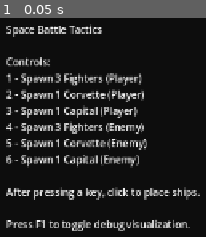
Above: before the commit, frame 1.
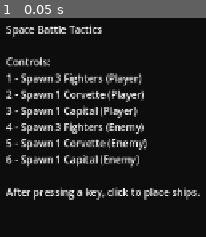
Above: after the commit, the same moment.

Repository: jaypeeZero/hal-we-play-a-game
Game: Godot game, scene res://scenes/space_battle.tscn
Two runs of this game, one before a commit and one after it. Both use one fixed random seed, a clock stepped at 60 frames per second and the inputs below.
Inputs:
- Up to frame 1 (0.05 s): no input

The runs differ from the first frame. In frame 1, 2.0% of the frame differs, in the area x 2-93%, y 92-98%.
Error before the commit: Parse Error: Preload file "res://scripts/core/services/class_registry_service.gd" does not exist. (res://scripts/core/autoload/class_registry_autoload.gd:6)
Error after the commit: Invalid access to property or key 'logger' on a base object of type 'Node (battle_event_logger_autoload.gd)'. (res://scripts/space/space_battle_game.gd:50)

Commit message:
Fix missing dependencies and preload ECS systems
FIXES:
- Remove ClassRegistry autoload (not needed for space battle)
- Remove ship_debug_visualizer from scene (deleted file)
- Add preload statements for ECS system classes
- Update help text to remove debug visualization reference

The game should now load without parse errors.

Diff:
--- a/project.godot
+++ b/project.godot
@@ -17,7 +17,6 @@
 
 [autoload]
 
-ClassRegistry="*res://scripts/core/autoload/class_registry_autoload.gd"
 GameLogger="*res://scripts/core/autoload/game_logger_autoload.gd"
 SignalMonitor="*res://scripts/core/autoload/signal_monitor_autoload.gd"
 VisualBridgeAutoload="*res://scripts/core/autoload/visual_bridge_autoload.gd"
--- a/scenes/space_battle.tscn
+++ b/scenes/space_battle.tscn
@@ -1,7 +1,6 @@
-[gd_scene load_steps=3 format=3 uid="uid://b2xq8v9k3space"]
+[gd_scene load_steps=2 format=3 uid="uid://b2xq8v9k3space"]
 
 [ext_resource type="Script" path="res://scripts/space/space_battle_game.gd" id="1_space_game"]
-[ext_resource type="Script" path="res://scripts/space/debug/ship_debug_visualizer.gd" id="2_debug"]
 
 [node name="SpaceBattle" type="Control"]
 layout_mode = 3
@@ -23,9 +22,6 @@
 [node name="SpaceBattleGame" type="Node2D" parent="."]
 script = ExtResource("1_space_game")
 
-[node name="ShipDebugVisualizer" type="Node2D" parent="SpaceBattleGame"]
-script = ExtResource("2_debug")
-
 [node name="UI" type="CanvasLayer" parent="."]
 
 [node name="HelpText" type="Label" parent="UI"]
@@ -43,9 +39,7 @@
 5 - Spawn 1 Corvette (Enemy)
 6 - Spawn 1 Capital (Enemy)
 
-After pressing a key, click to place ships.
-
-Press F1 to toggle debug visualization."
+After pressing a key, click to place ships."
 
 [node name="StatusText" type="Label" parent="UI"]
 offset_left = 10.0
--- a/scripts/space/space_battle_game.gd
+++ b/scripts/space/space_battle_game.gd
@@ -4,6 +4,15 @@
 ## Pure ECS orchestrator for space combat game
 ## Systems process data, entities are minimal wrappers for physics
 ## Data flows: ships[] -> Systems -> updated ships[] -> sync entities
+
+# Preload system classes
+const MovementSystem = preload("res://scripts/space/systems/movement_system.gd")
+const ProjectileSystem = preload("res://scripts/space/systems/projectile_system.gd")
+const CollisionSystem = preload("res://scripts/space/systems/collision_system.gd")
+
+# Preload entity classes
+const ShipEntity = preload("res://scripts/space/entities/ship_entity.gd")
+const ProjectileEntity = preload("res://scripts/space/entities/projectile_entity.gd")
 
 signal game_started()
 signal game_ended(winner: int)
